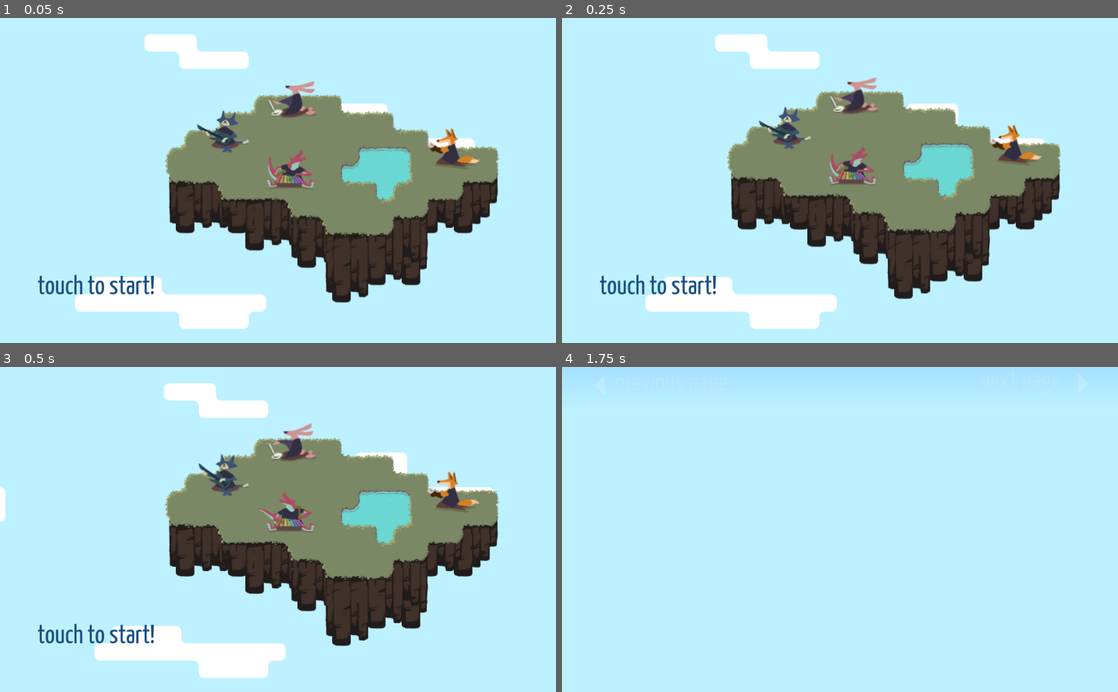
Above: before the commit, frames 1-4 (two rows, left to right).
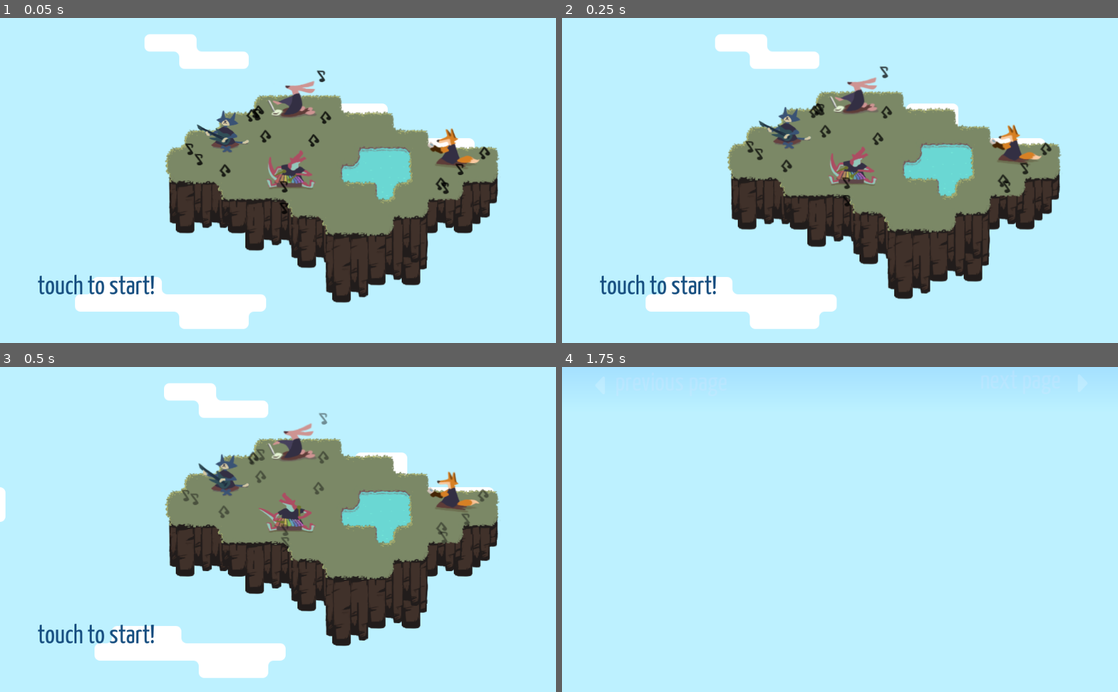
Above: after the commit, the same moments.

Repository: uspgamedev/skyjammers
Game: Godot game, scene res://menus/title/main.tscn
Same seed, same stepped clock (60 frames per second), same inputs: the game is played once before the commit and once after it. Sound files missing from this copy of the repository are replaced by a short silence.
Inputs:
- Up to frame 1 (0.05 s): no input
- Up to frame 2 (0.25 s): no input
- Up to frame 3 (0.5 s): no input
- Up to frame 4 (1.75 s): hold Space (action_play) 0.53-1.28 s; tap Space (action_play) at 1.35 s

The runs differ from the first frame. In frame 1, 0.5% of the frame differs, in the area x 33-89%, y 16-61%; in frame 2, 0.5%; in frame 3, 0.4%; in frame 4, nothing differs.

Commit message:
Added notes on title screen :smiley:

Diff:
--- a/game/Instruments/Instrument.tscn
+++ b/game/Instruments/Instrument.tscn
@@ -7,8 +7,8 @@
 [ext_resource path="res://assets/sound/bass_riff.wav" type="AudioStream" id=5]
 [ext_resource path="res://assets/sound/bass_riff2.wav" type="AudioStream" id=6]
 [ext_resource path="res://assets/sound/bass_sfx.wav" type="AudioStream" id=7]
-[ext_resource path="res://assets/img/note-particle0.png" type="Texture" id=8]
-[ext_resource path="res://assets/img/note-particle1.png" type="Texture" id=9]
+[ext_resource path="res://Instruments/notes/NoteParticles.tscn" type="PackedScene" id=8]
+[ext_resource path="res://Instruments/notes/NoteParticles2.tscn" type="PackedScene" id=9]
 [ext_resource path="res://assets/img/displacement6.png" type="Texture" id=10]
 [ext_resource path="res://assets/img/pixel.png" type="Texture" id=11]
 
@@ -71,58 +71,7 @@
 custom_solver_bias = 0.0
 radius = 10.0
 
-[sub_resource type="Gradient" id=5]
-
-offsets = PoolRealArray( 0.0650888, 0.508876, 0.899408 )
-colors = PoolColorArray( 0, 0, 0, 0.806627, 0, 0, 0, 0.674039, 0.319527, 0.319527, 0.319527, 0.232078 )
-
-[sub_resource type="GradientTexture" id=6]
-
-flags = 4
-gradient = SubResource( 5 )
-width = 2048
-
-[sub_resource type="ParticlesMaterial" id=7]
-
-render_priority = 0
-trail_divisor = 1
-emission_shape = 1
-emission_sphere_radius = 30.0
-flag_align_y = false
-flag_rotate_y = false
-flag_disable_z = true
-spread = 180.0
-flatness = 1.0
-gravity = Vector3( 0, 0, 0 )
-initial_velocity = 10.0
-initial_velocity_random = 1.0
-angular_velocity = 5.0
-angular_velocity_random = 1.0
-orbit_velocity = 0.0
-orbit_velocity_random = 1.0
-linear_accel = 0.0
-linear_accel_random = 1.0
-radial_accel = 0.0
-radial_accel_random = 1.0
-tangential_accel = 0.0
-tangential_accel_random = 1.0
-damping = 0.0
-damping_random = 0.0
-angle = 0.0
-angle_random = 1.0
-scale = 0.4
-scale_random = 0.0
-color_ramp = SubResource( 6 )
-hue_variation = 0.0
-hue_variation_random = 0.0
-anim_speed = 0.0
-anim_speed_random = 0.0
-anim_offset = 0.0
-anim_offset_random = 0.0
-anim_loop = false
-_sections_unfolded = [ "Angle", "Angular Velocity", "Animation", "Color", "Damping", "Emission Shape", "Flags", "Gravity", "Hue Variation", "Initial Velocity", "Linear Accel", "Orbit Velocity", "Radial Accel", "Resource", "Scale", "Spread", "Tangential Accel", "Trail" ]
-
-[sub_resource type="Shader" id=8]
+[sub_resource type="Shader" id=5]
 
 code = "shader_type canvas_item;
 
@@ -235,55 +184,13 @@
 bus = "Master"
 area_mask = 1
 
-[node name="NoteParticles" type="Particles2D" parent="." index="8"]
-
-visible = false
-emitting = true
-amount = 2
-lifetime = 1.0
-one_shot = false
-preprocess = 0.0
-speed_scale = 1.5
-explosiveness = 1.0
-randomness = 1.0
-fixed_fps = 0
-fract_delta = true
-visibility_rect = Rect2( -100, -100, 200, 200 )
-local_coords = true
-draw_order = 0
-process_material = SubResource( 7 )
-texture = ExtResource( 8 )
-normal_map = null
-h_frames = 1
-v_frames = 1
-_sections_unfolded = [ "Drawing", "Material", "Pause", "Process Material", "Textures", "Time", "Transform", "Visibility", "Z Index" ]
-
-[node name="NoteParticles2" type="Particles2D" parent="." index="9"]
-
-visible = false
-emitting = true
-amount = 2
-lifetime = 1.0
-one_shot = false
-preprocess = 0.0
-speed_scale = 1.5
-explosiveness = 1.0
-randomness = 1.0
-fixed_fps = 0
-fract_delta = true
-visibility_rect = Rect2( -100, -100, 200, 200 )
-local_coords = true
-draw_order = 0
-process_material = SubResource( 7 )
-texture = ExtResource( 9 )
-normal_map = null
-h_frames = 1
-v_frames = 1
-_sections_unfolded = [ "Drawing", "Material", "Pause", "Process Material", "Textures", "Time", "Transform", "Visibility", "Z Index" ]
+[node name="NoteParticles" parent="." index="8" instance=ExtResource( 8 )]
+
+[node name="NoteParticles2" parent="." index="9" instance=ExtResource( 9 )]
 
 [node name="ShockwaveShader" type="TextureRect" parent="." index="10"]
 
-material = SubResource( 9 )
+material = SubResource( 6 )
 anchor_left = 0.0
 anchor_top = 0.0
 anchor_right = 0.0
--- /dev/null
+++ b/game/Instruments/notes/NoteParticles.tscn
@@ -0,0 +1,77 @@
+[gd_scene load_steps=5 format=2]
+
+[ext_resource path="res://assets/img/note-particle0.png" type="Texture" id=1]
+
+[sub_resource type="Gradient" id=1]
+
+offsets = PoolRealArray( 0.0650888, 0.508876, 0.899408 )
+colors = PoolColorArray( 0, 0, 0, 0.806627, 0, 0, 0, 0.674039, 0.319527, 0.319527, 0.319527, 0.232078 )
+
+[sub_resource type="GradientTexture" id=2]
+
+flags = 4
+gradient = SubResource( 1 )
+width = 2048
+
+[sub_resource type="ParticlesMaterial" id=3]
+
+render_priority = 0
+trail_divisor = 1
+emission_shape = 1
+emission_sphere_radius = 30.0
+flag_align_y = false
+flag_rotate_y = false
+flag_disable_z = true
+spread = 180.0
+flatness = 1.0
+gravity = Vector3( 0, 0, 0 )
+initial_velocity = 10.0
+initial_velocity_random = 1.0
+angular_velocity = 5.0
+angular_velocity_random = 1.0
+orbit_velocity = 0.0
+orbit_velocity_random = 1.0
+linear_accel = 0.0
+linear_accel_random = 1.0
+radial_accel = 0.0
+radial_accel_random = 1.0
+tangential_accel = 0.0
+tangential_accel_random = 1.0
+damping = 0.0
+damping_random = 0.0
+angle = 0.0
+angle_random = 1.0
+scale = 0.4
+scale_random = 0.0
+color_ramp = SubResource( 2 )
+hue_variation = 0.0
+hue_variation_random = 0.0
+anim_speed = 0.0
+anim_speed_random = 0.0
+anim_offset = 0.0
+anim_offset_random = 0.0
+anim_loop = false
+_sections_unfolded = [ "Angle", "Angular Velocity", "Animation", "Color", "Damping", "Emission Shape", "Flags", "Gravity", "Hue Variation", "Initial Velocity", "Linear Accel", "Orbit Velocity", "Radial Accel", "Resource", "Scale", "Spread", "Tangential Accel", "Trail" ]
+
+[node name="NoteParticles" type="Particles2D"]
+
+visible = false
+emitting = true
+amount = 2
+lifetime = 1.0
+one_shot = false
+preprocess = 0.0
+speed_scale = 1.5
+explosiveness = 1.0
+randomness = 1.0
+fixed_fps = 0
+fract_delta = true
+visibility_rect = Rect2( -100, -100, 200, 200 )
+local_coords = true
+draw_order = 0
+process_material = SubResource( 3 )
+texture = ExtResource( 1 )
+normal_map = null
+h_frames = 1
+v_frames = 1
+_sections_unfolded = [ "Drawing", "Material", "Pause", "Process Material", "Textures", "Time", "Transform", "Visibility", "Z Index" ]
--- /dev/null
+++ b/game/Instruments/notes/NoteParticles2.tscn
@@ -0,0 +1,77 @@
+[gd_scene load_steps=5 format=2]
+
+[ext_resource path="res://assets/img/note-particle1.png" type="Texture" id=1]
+
+[sub_resource type="Gradient" id=1]
+
+offsets = PoolRealArray( 0.0650888, 0.508876, 0.899408 )
+colors = PoolColorArray( 0, 0, 0, 0.806627, 0, 0, 0, 0.674039, 0.319527, 0.319527, 0.319527, 0.232078 )
+
+[sub_resource type="GradientTexture" id=2]
+
+flags = 4
+gradient = SubResource( 1 )
+width = 2048
+
+[sub_resource type="ParticlesMaterial" id=3]
+
+render_priority = 0
+trail_divisor = 1
+emission_shape = 1
+emission_sphere_radius = 30.0
+flag_align_y = false
+flag_rotate_y = false
+flag_disable_z = true
+spread = 180.0
+flatness = 1.0
+gravity = Vector3( 0, 0, 0 )
+initial_velocity = 10.0
+initial_velocity_random = 1.0
+angular_velocity = 5.0
+angular_velocity_random = 1.0
+orbit_velocity = 0.0
+orbit_velocity_random = 1.0
+linear_accel = 0.0
+linear_accel_random = 1.0
+radial_accel = 0.0
+radial_accel_random = 1.0
+tangential_accel = 0.0
+tangential_accel_random = 1.0
+damping = 0.0
+damping_random = 0.0
+angle = 0.0
+angle_random = 1.0
+scale = 0.4
+scale_random = 0.0
+color_ramp = SubResource( 2 )
+hue_variation = 0.0
+hue_variation_random = 0.0
+anim_speed = 0.0
+anim_speed_random = 0.0
+anim_offset = 0.0
+anim_offset_random = 0.0
+anim_loop = false
+_sections_unfolded = [ "Angle", "Angular Velocity", "Animation", "Color", "Damping", "Emission Shape", "Flags", "Gravity", "Hue Variation", "Initial Velocity", "Linear Accel", "Orbit Velocity", "Radial Accel", "Resource", "Scale", "Spread", "Tangential Accel", "Trail" ]
+
+[node name="NoteParticles2" type="Particles2D"]
+
+visible = false
+emitting = true
+amount = 2
+lifetime = 1.0
+one_shot = false
+preprocess = 0.0
+speed_scale = 1.5
+explosiveness = 1.0
+randomness = 1.0
+fixed_fps = 0
+fract_delta = true
+visibility_rect = Rect2( -100, -100, 200, 200 )
+local_coords = true
+draw_order = 0
+process_material = SubResource( 3 )
+texture = ExtResource( 1 )
+normal_map = null
+h_frames = 1
+v_frames = 1
+_sections_unfolded = [ "Drawing", "Material", "Pause", "Process Material", "Textures", "Time", "Transform", "Visibility", "Z Index" ]
--- a/game/menus/title/main.tscn
+++ b/game/menus/title/main.tscn
@@ -1,15 +1,17 @@
-[gd_scene load_steps=17 format=2]
+[gd_scene load_steps=19 format=2]
 
 [ext_resource path="res://clouds/cloudBG.tscn" type="PackedScene" id=1]
 [ext_resource path="res://clouds/Cloud.tscn" type="PackedScene" id=2]
 [ext_resource path="res://islands/Island.tscn" type="PackedScene" id=3]
 [ext_resource path="res://menus/title/begin-island.png" type="Texture" id=4]
 [ext_resource path="res://Instruments/Bass/cat-bass.png" type="Texture" id=5]
-[ext_resource path="res://Instruments/GameBoy/fox-gameboi.png" type="Texture" id=6]
-[ext_resource path="res://Instruments/Theremin/bunny-theremin.png" type="Texture" id=7]
-[ext_resource path="res://Instruments/Xylophone/croc-xylo.png" type="Texture" id=8]
-[ext_resource path="res://menus/theme.tres" type="Theme" id=9]
-[ext_resource path="res://menus/click-sfx.tscn" type="PackedScene" id=10]
+[ext_resource path="res://Instruments/notes/NoteParticles2.tscn" type="PackedScene" id=6]
+[ext_resource path="res://Instruments/notes/NoteParticles.tscn" type="PackedScene" id=7]
+[ext_resource path="res://Instruments/GameBoy/fox-gameboi.png" type="Texture" id=8]
+[ext_resource path="res://Instruments/Theremin/bunny-theremin.png" type="Texture" id=9]
+[ext_resource path="res://Instruments/Xylophone/croc-xylo.png" type="Texture" id=10]
+[ext_resource path="res://menus/theme.tres" type="Theme" id=11]
+[ext_resource path="res://menus/click-sfx.tscn" type="PackedScene" id=12]
 
 [sub_resource type="GDScript" id=1]
 
@@ -123,7 +125,7 @@
 "values": [ 0, 1 ]
 }
 
-[node name="Title" type="Node2D"]
+[node name="Title" type="Node2D" index="0"]
 
 script = SubResource( 1 )
 
@@ -159,8 +161,6 @@
 
 [node name="Island" parent="." index="1" instance=ExtResource( 3 )]
 
-editor/display_folded = true
-
 [node name="island" type="Sprite" parent="Island" index="0"]
 
 position = Vector2( 591.914, 233.579 )
@@ -186,54 +186,84 @@
 autoplay = "play"
 _sections_unfolded = [ "Playback Options" ]
 
+[node name="NoteParticles2" parent="Island/Sprite" index="1" instance=ExtResource( 6 )]
+
+visible = true
+scale = Vector2( 2.5, 2.5 )
+
+[node name="NoteParticles" parent="Island/Sprite" index="2" instance=ExtResource( 7 )]
+
+visible = true
+scale = Vector2( 2.5, 2.5 )
+
 [node name="Sprite2" type="Sprite" parent="Island" index="4"]
 
 position = Vector2( 832.082, 235.463 )
-texture = ExtResource( 6 )
-hframes = 2
-frame = 1
-_sections_unfolded = [ "Animation" ]
-
-[node name="AnimationPlayer" type="AnimationPlayer" parent="Island/Sprite2" index="0"]
-
-root_node = NodePath("..")
-autoplay = "play"
-playback_process_mode = 1
-playback_default_blend_time = 0.0
-playback_speed = 1.0
-anims/play = SubResource( 4 )
-blend_times = [  ]
-autoplay = "play"
-_sections_unfolded = [ "Playback Options" ]
-
-[node name="Sprite3" type="Sprite" parent="Island" index="5"]
-
-position = Vector2( 538.095, 144.28 )
-texture = ExtResource( 7 )
-hframes = 2
-frame = 1
-_sections_unfolded = [ "Animation" ]
-
-[node name="AnimationPlayer" type="AnimationPlayer" parent="Island/Sprite3" index="0"]
-
-root_node = NodePath("..")
-autoplay = "play"
-playback_process_mode = 1
-playback_default_blend_time = 0.0
-playback_speed = 1.0
-anims/play = SubResource( 5 )
-blend_times = [  ]
-autoplay = "play"
-_sections_unfolded = [ "Playback Options" ]
-
-[node name="Sprite4" type="Sprite" parent="Island" index="6"]
-
-position = Vector2( 531.981, 274.712 )
 texture = ExtResource( 8 )
 hframes = 2
 frame = 1
 _sections_unfolded = [ "Animation" ]
 
+[node name="AnimationPlayer" type="AnimationPlayer" parent="Island/Sprite2" index="0"]
+
+root_node = NodePath("..")
+autoplay = "play"
+playback_process_mode = 1
+playback_default_blend_time = 0.0
+playback_speed = 1.0
+anims/play = SubResource( 4 )
+blend_times = [  ]
+autoplay = "play"
+_sections_unfolded = [ "Playback Options" ]
+
+[node name="NoteParticles2" parent="Island/Sprite2" index="1" instance=ExtResource( 6 )]
+
+visible = true
+scale = Vector2( 2.5, 2.5 )
+
+[node name="NoteParticles" parent="Island/Sprite2" index="2" instance=ExtResource( 7 )]
+
+visible = true
+scale = Vector2( 2.5, 2.5 )
+
+[node name="Sprite3" type="Sprite" parent="Island" index="5"]
+
+position = Vector2( 538.095, 144.28 )
+texture = ExtResource( 9 )
+hframes = 2
+frame = 1
+_sections_unfolded = [ "Animation" ]
+
+[node name="AnimationPlayer" type="AnimationPlayer" parent="Island/Sprite3" index="0"]
+
+root_node = NodePath("..")
+autoplay = "play"
+playback_process_mode = 1
+playback_default_blend_time = 0.0
+playback_speed = 1.0
+anims/play = SubResource( 5 )
+blend_times = [  ]
+autoplay = "play"
+_sections_unfolded = [ "Playback Options" ]
+
+[node name="NoteParticles2" parent="Island/Sprite3" index="1" instance=ExtResource( 6 )]
+
+visible = true
+scale = Vector2( 2.5, 2.5 )
+
+[node name="NoteParticles" parent="Island/Sprite3" index="2" instance=ExtResource( 7 )]
+
+visible = true
+scale = Vector2( 2.5, 2.5 )
+
+[node name="Sprite4" type="Sprite" parent="Island" index="6"]
+
+position = Vector2( 531.981, 274.712 )
+texture = ExtResource( 10 )
+hframes = 2
+frame = 1
+_sections_unfolded = [ "Animation" ]
+
 [node name="AnimationPlayer" type="AnimationPlayer" parent="Island/Sprite4" index="0"]
 
 root_node = NodePath("..")
@@ -245,6 +275,16 @@
 blend_times = [  ]
 autoplay = "play"
 _sections_unfolded = [ "Playback Options" ]
+
+[node name="NoteParticles" parent="Island/Sprite4" index="1" instance=ExtResource( 7 )]
+
+visible = true
+scale = Vector2( 2.5, 2.5 )
+
+[node name="NoteParticles2" parent="Island/Sprite4" index="2" instance=ExtResource( 6 )]
+
+visible = true
+scale = Vector2( 2.5, 2.5 )
 
 [node name="GUI" type="Node2D" parent="." index="2"]
 
Not shown: 2 places in game/Instruments/Instrument.tscn that only renumber resources
Not shown: 2 places in game/menus/title/main.tscn that only renumber resources
